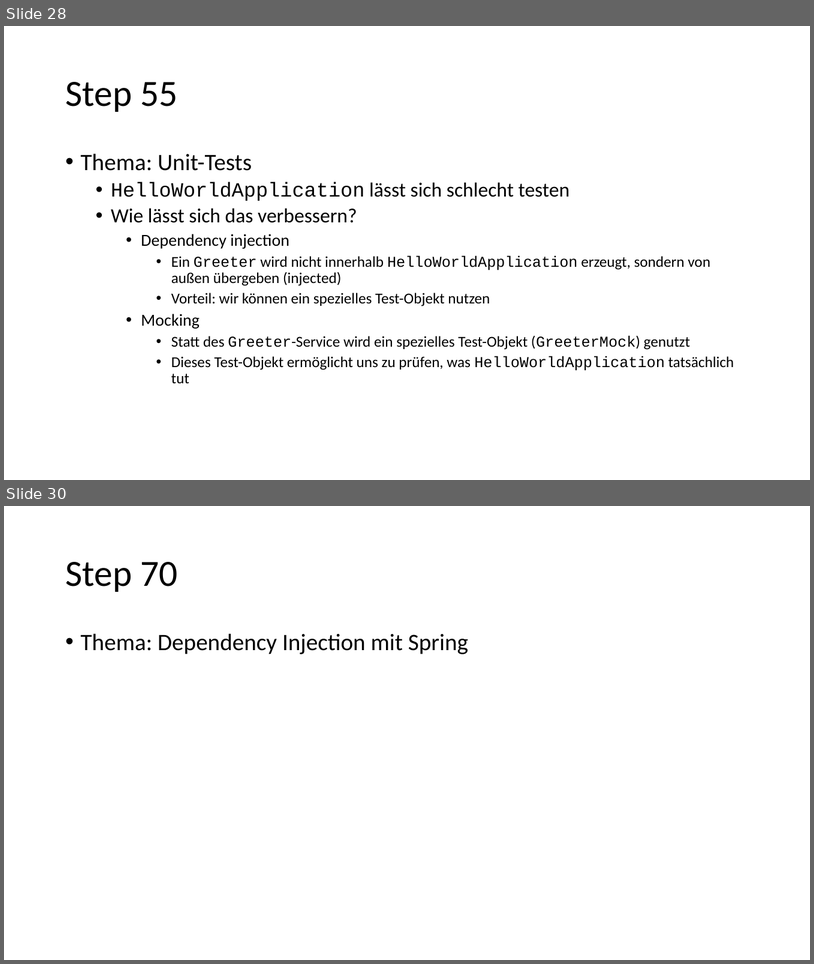
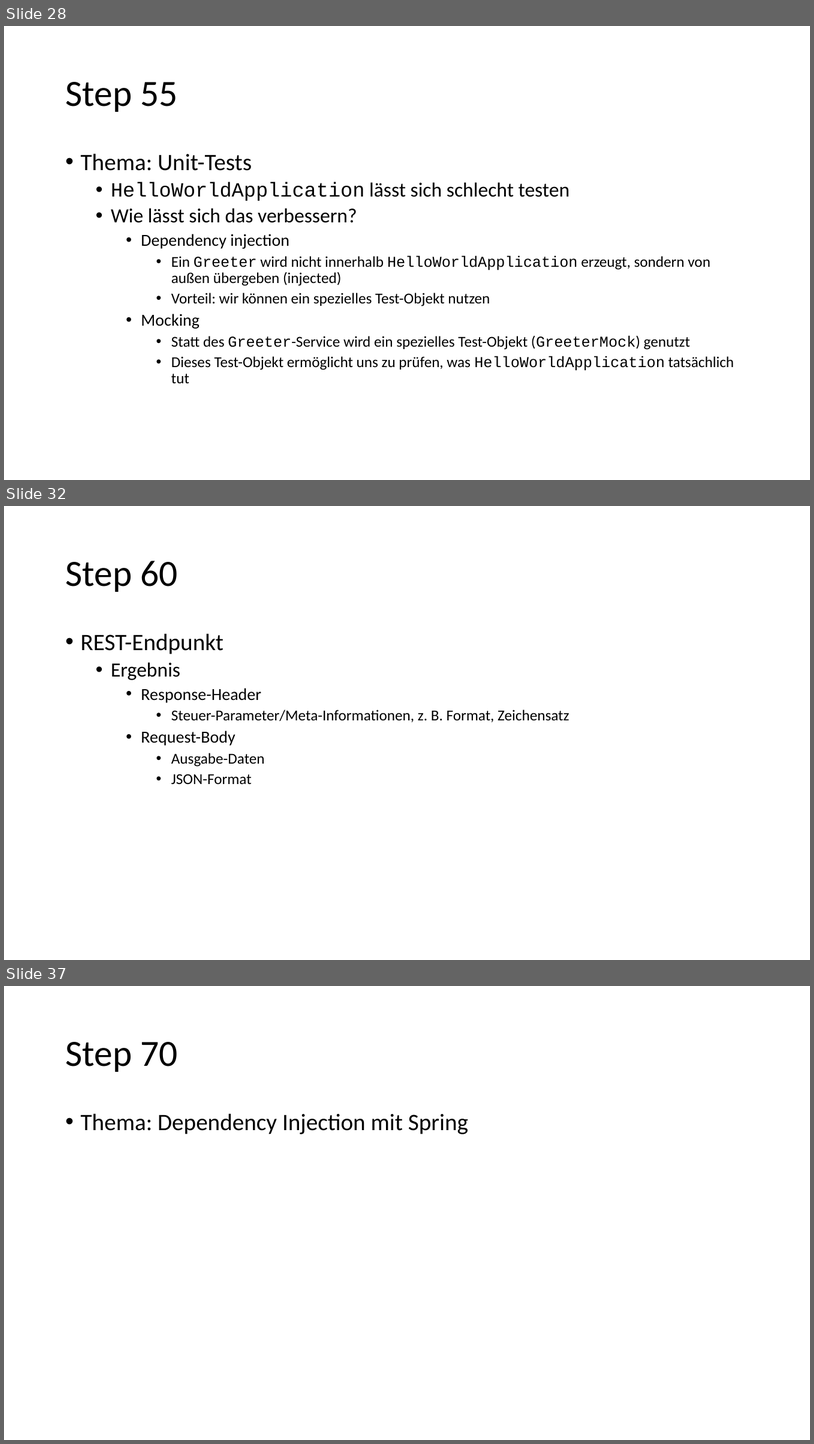
Before and after one commit to igeldo/PR4-SoSe23, a slide deck: Java-Starter.pptx. Shown one above the other, each under a label of ours: slides 28 and 30 before the commit, slides 28, 32 and 37 after it; the slides between them are not shown. The pictures are 814x964 and 814x1444 pixels, drawn with LibreOffice and Linux fonts; fonts in the diff are those of the drawing. Boxes give left, top, right and bottom in pixels: in the first picture for what was removed or moved away, otherwise in the second. Text is boxed around its words. In the diff, an @@ line names an element or a change of style, - is before the commit and + after.

Commit message:
add slides for step0060

```diff
--- a/Java-Starter.pptx
+++ b/Java-Starter.pptx
@@ slide 32 added at bbox=[4, 506, 810, 960], background #FFFFFF @@
@@ title added at bbox=[65, 561, 178, 592], 44 pt, text #000000 @@
+Step 60
@@ text added at bbox=[81, 633, 569, 784], 18 pt, text #000000 @@
+• REST-Endpunkt
+  • Ergebnis
+    • Response-Header
+      • Steuer-Parameter/Meta-Informationen, z. B. Format, Zeichensatz
+    • Request-Body
+      • Ausgabe-Daten
+      • JSON-Format
@@ what was slide 30 is now slide 37 @@
```
Also in this commit, not shown: 1 slide changed, 6 other slides added.
